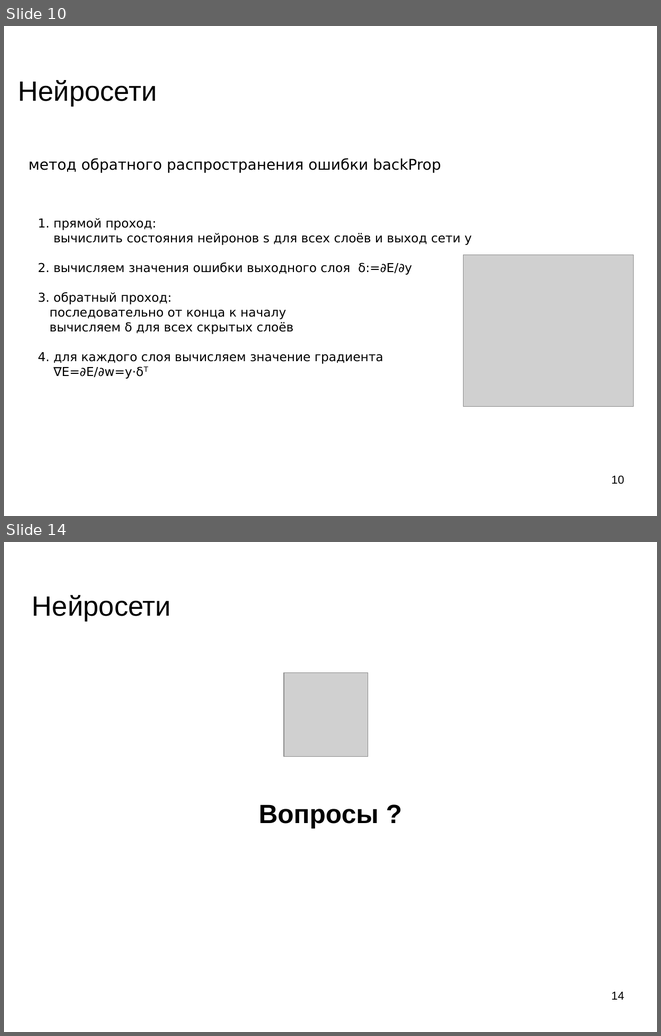
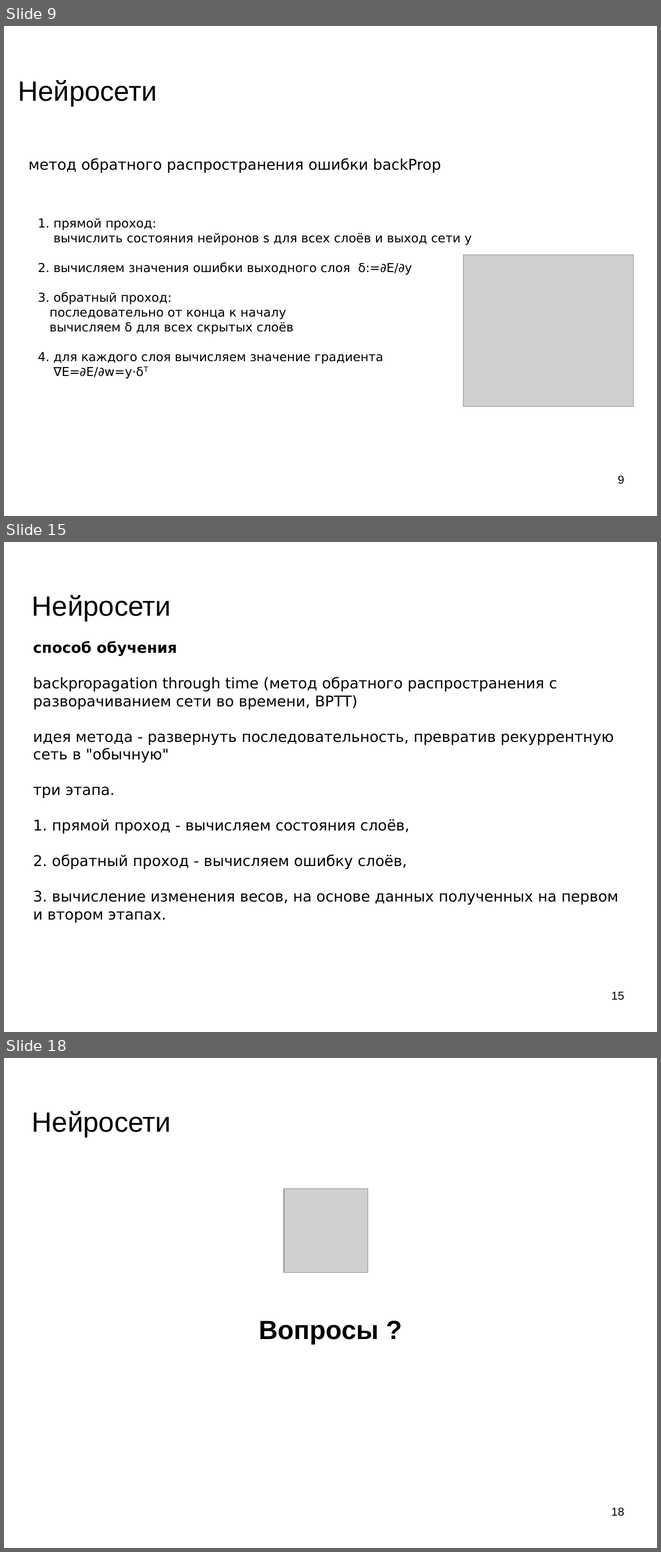
Before and after one commit to mechanoid5/ml_lectorium_legacy, a slide deck: 18-recurrent-ann.odp. Shown one above the other, each under a label of ours: slides 10 and 14 before the commit, slides 9, 15 and 18 after it; the slides between them are not shown. The pictures are 661x1036 and 661x1552 pixels, drawn with LibreOffice and Linux fonts; fonts in the diff are those of the drawing; grey boxes stand for pictures; background and template pictures are left out. Boxes give left, top, right and bottom in pixels: in the first picture for what was removed or moved away, otherwise in the second. Text is boxed around its words. In the diff, an @@ line names an element or a change of style, - is before the commit and + after.

```diff
--- a/18-recurrent-ann.odp
+++ b/18-recurrent-ann.odp
@@ slide 15 added at (4,542,657,1032), background picture (left out) @@
@@ title added at (32,595,171,621), 33.9 pt, text #000000 @@
+Нейросети
@@ text added at (33,641,619,923), 18 pt, text #000000 @@
+способ обучения
+backpropagation through time (метод обратного распространения с разворачиванием сети во времени, BPTT)
+идея метода - развернуть последовательность, превратив рекуррентную сеть в "обычную"
+три этапа.
+1. прямой проход - вычисляем состояния слоёв,
+2. обратный проход - вычисляем ошибку слоёв,
+3. вычисление изменения весов, на основе данных полученных на первом и втором этапах.
@@ page number added at (611,991,624,1000), 14 pt, text #000000 @@
+15
@@ what was slide 10 is now slide 9 @@
@@ page number at (618,475,624,484): text changed @@
-10
+9
@@ what was slide 14 is now slide 18 @@
@@ page number at (611,1507,624,1516): text changed @@
-14
+18
```
Also in this commit, not shown: 3 slides changed, 6 other slides added, 3 slides removed.
